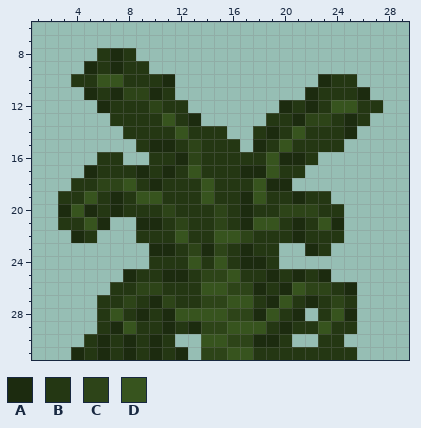
Pixel-art sprite -- textures/blocks/double_plant_fern_carried.png. The picture above was drawn from the file before the commit.
The file is 32x32 pixels. Colours within 5 levels of each other are drawn and written as one. Shown: x 1..29, y 6..31.
Palette (. is transparent): A #1c2b0f  B #243713  C #2d4418  D #37541e
New version:
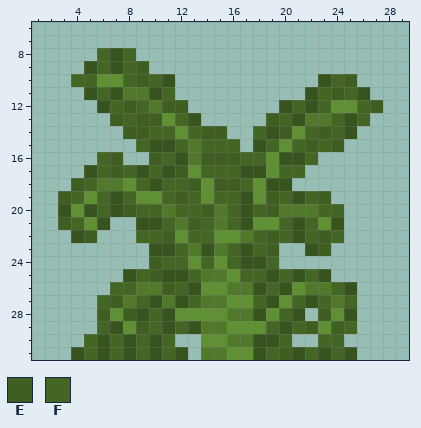
Colours new in this view: E #3e5e22  F #436624
Difference:
colour A: #1c2b0f -> #37541e
colour C: #2d4418 -> #50792b
colour D: #37541e -> #5f9033
Changed rows in their new state; - is a pixel that keeps its letter.
first column x 3:
 8 ---F-F-------------------
 9 ---F-FE------------------
10 -FF--FEF-------------FE--
11 ---F----F-----------FEF--
12 ----FEF-EE--------F-F--FE
13 ----EFEE-F------EF---F-F-
14 -----EEFF-FEE--F-E-FEF---
15 ------F--F-FFF--F-FEFE---
16 ---FE--EF--EEEFF---F-----
17 ---FEF-F-E-FFF---FF------
18 -EF---F-FFE-EEF----------
19 EF-F-F--FEF-FF--EF-FE----
20 ---F-EFF-FFE-F-FE---FF---
21 EF------F-EF-F---F-F-----
22 --E---FFE-FF---FEF-FEF---
23 ---------F---F-FE---E----
24 -------EFF-F-F--F--------
25 ------FE--F---FF-F-F-----
26 ----FF--EFA-----F----F---
27 ---FE-F--AF----F--F-F-F--
28 ---E-E-F---------F--E----
29 ---F--EF-F------F-FE-EF--
30 --F-F-F-F--------F--FF---
31 --F-F-F-F------AFEAFAFA--
Boxes around the changes in both pictures, in picture pixels (x1, y1, x2, y2):
changed: (58, 48, 383, 360)
